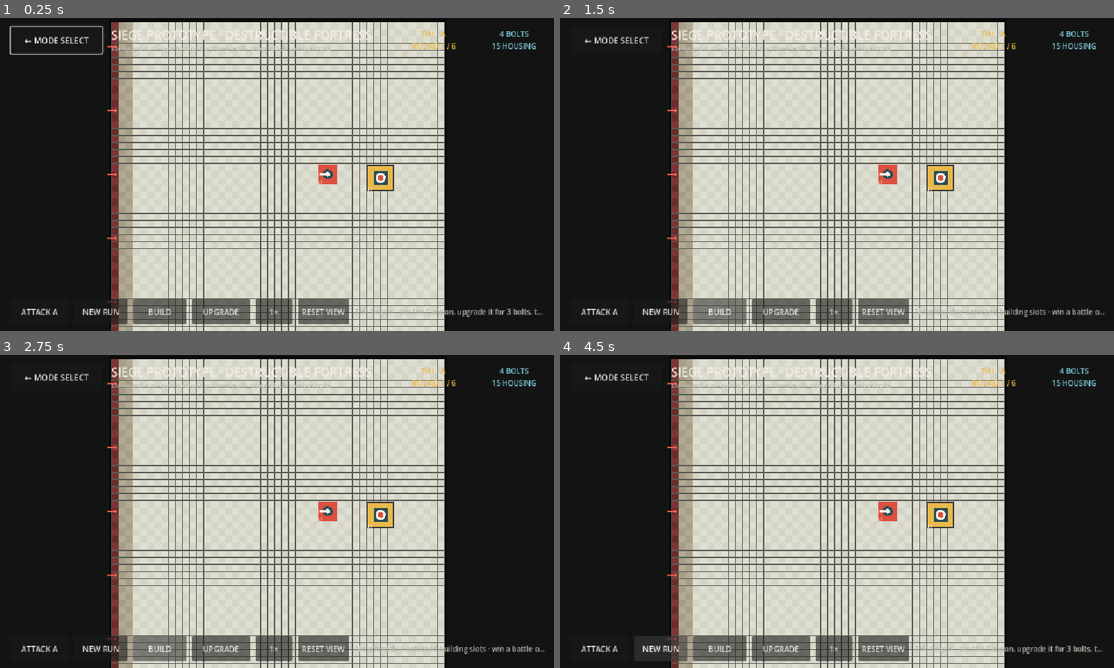
Above: before the commit, frames 1-4 (two rows, left to right).
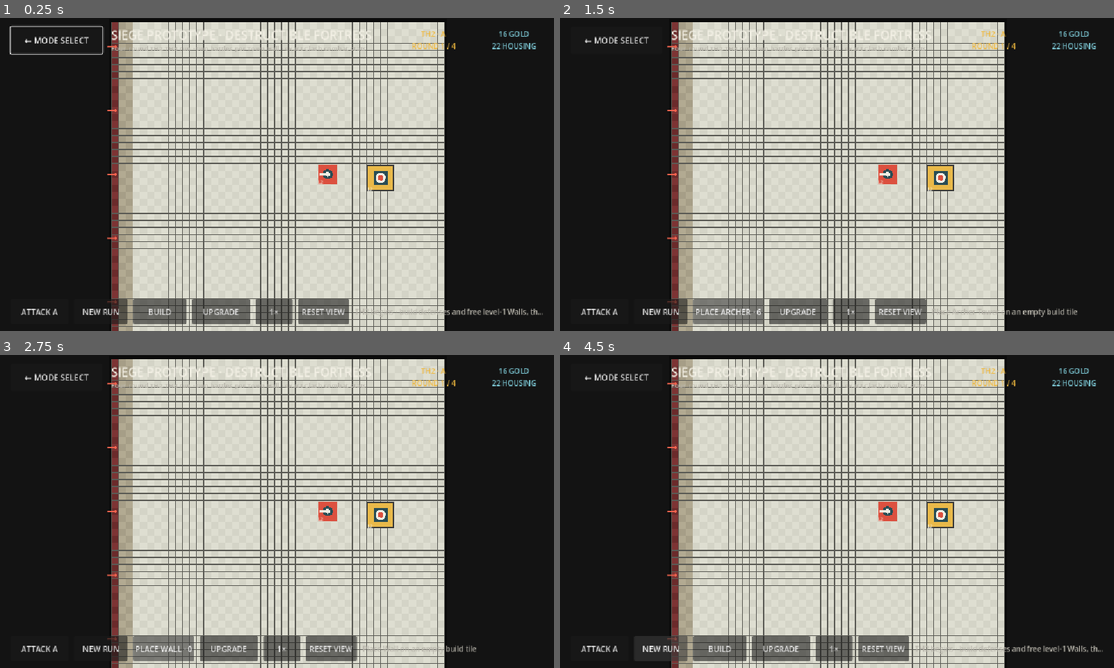
Above: after the commit, the same moments.

Repository: tstover91/Towerdefense
Game: Godot game, scene res://siege_prototype/siege_main.tscn
Two runs of this game, one before a commit and one after it. Both use one fixed random seed, a clock stepped at 60 frames per second and the inputs below. This scene is started directly instead of the project's main scene.
Inputs:
- Up to frame 1 (0.25 s): no input
- Up to frame 2 (1.5 s): click "BUILD" at 0.5 s; click "BUILD" (after the commit: "PLACE CANNON · 5") at 1.25 s
- Up to frame 3 (2.75 s): click "BUILD" (after the commit: "PLACE ARCHER · 6") at 2 s
- Up to frame 4 (4.5 s): click "BUILD" (after the commit: "PLACE WALL · 0") at 2.75 s; click "UPGRADE" at 3.5 s; click "NEW RUN" at 4.25 s

The runs differ from the first frame. In frame 1, 0.5% of the frame differs, in the area x 20-98%, y 4-96%; in frame 2, 1.6%, in the area x 20-99%, y 4-98%; in frame 3, 1.4%; in frame 4, 0.5%.

Commit message:
Start siege run at town hall two

Diff:
--- a/siege_prototype/siege_arena_layout.gd
+++ b/siege_prototype/siege_arena_layout.gd
@@ -48,8 +48,8 @@
 
 func get_run_initial_blueprint() -> Array[Dictionary]:
 	return [
-		{"id": &"command_core", "kind": &"command_core", "level": 1, "cell": Vector2i(36, 20), "footprint": Vector2i(4, 4)},
-		{"id": &"cannon_1", "kind": &"cannon", "level": 1, "cell": Vector2i(29, 20), "footprint": Vector2i(3, 3)},
+		{"id": &"command_core", "kind": &"command_core", "level": 2, "cell": Vector2i(36, 20), "footprint": Vector2i(4, 4)},
+		{"id": &"cannon_1", "kind": &"cannon", "level": 2, "cell": Vector2i(29, 20), "footprint": Vector2i(3, 3)},
 	]
 
 
--- a/siege_prototype/siege_main.gd
+++ b/siege_prototype/siege_main.gd
@@ -45,7 +45,7 @@
 	build_cycle_index = 0
 	$HUD/BottomBar/AttackButton.disabled = false
 	_set_build_controls_enabled(true)
-	_on_status_changed("TH1 begins · tap the Cannon, upgrade it for 3 bolts, then start battle A")
+	_on_status_changed("TH2 begins · build defenses and free level-1 Walls, then start battle A")
 	_refresh_hud()
 
 
@@ -67,7 +67,7 @@
 		return
 	var kinds: Array[StringName] = TierCatalogScript.get_unlocked_build_kinds(run_state.town_hall)
 	if kinds.is_empty():
-		_on_status_changed("No additional defenses unlock at TH1")
+		_on_status_changed("No additional defense slots are currently unlocked")
 		return
 	for offset in kinds.size():
 		var index := (build_cycle_index + offset) % kinds.size()
@@ -117,11 +117,11 @@
 		return
 	var cost := StructureCatalogScript.get_upgrade_cost(structure.kind, next_level)
 	if cost < 0 or not run_state.spend(cost):
-		_on_status_changed("Need %d bolts for level %d" % [cost, next_level])
+		_on_status_changed("Need %d Gold for level %d" % [cost, next_level])
 		return
 	$SiegeBoard.upgrade_structure(structure.structure_id, next_level)
 	run_state.blueprint = $SiegeBoard.capture_current_blueprint()
-	_on_status_changed("%s upgraded to level %d for %d bolts" % [String(structure.definition.get("display_name", structure.kind)), next_level, cost])
+	_on_status_changed("%s upgraded to level %d for %d Gold" % [String(structure.definition.get("display_name", structure.kind)), next_level, cost])
 	_refresh_hud()
 
 
@@ -164,12 +164,12 @@
 			_upgrade_command_core_in_blueprint(run_state.blueprint, run_state.town_hall)
 		$SiegeBoard.load_blueprint(run_state.blueprint)
 		if run_state.completed:
-			_on_status_changed("RUN COMPLETE · TH1-TH3 survived · %d bolts banked" % run_state.currency)
+			_on_status_changed("RUN COMPLETE · TH2-TH3 survived · %d Gold banked" % run_state.currency)
 		else:
-			_on_status_changed("Defense held · +%d bolts · prepare TH%d-%s" % [reward, run_state.town_hall, run_state.get_battle_letter()])
+			_on_status_changed("Defense held · +%d Gold · prepare TH%d-%s" % [reward, run_state.town_hall, run_state.get_battle_letter()])
 	else:
 		$SiegeBoard.load_blueprint(run_state.record_defeat())
-		_on_status_changed("Base destroyed · no bolts lost · layout restored for a safe retry")
+		_on_status_changed("Base destroyed · no Gold lost · layout restored for a safe retry")
 	$HUD/BottomBar/AttackButton.disabled = run_state.completed
 	_set_build_controls_enabled(not run_state.completed)
 	_refresh_hud()
@@ -196,8 +196,8 @@
 
 func _refresh_hud() -> void:
 	var budget := TierCatalogScript.get_army_budget(run_state.town_hall, run_state.battle_index)
-	$HUD/TopBar/PhaseBadge.text = "TH%d · %s\nROUND %d / 6" % [run_state.town_hall, run_state.get_battle_letter(), run_state.get_round_number()]
-	$HUD/TopBar/Currency.text = "%d BOLTS\n%d HOUSING" % [run_state.currency, budget]
+	$HUD/TopBar/PhaseBadge.text = "TH%d · %s\nROUND %d / 4" % [run_state.town_hall, run_state.get_battle_letter(), run_state.get_round_number()]
+	$HUD/TopBar/Currency.text = "%d GOLD\n%d HOUSING" % [run_state.currency, budget]
 	$HUD/BottomBar/AttackButton.text = "ATTACK %s" % run_state.get_battle_letter()
 
 
--- a/siege_prototype/siege_main.tscn
+++ b/siege_prototype/siege_main.tscn
@@ -51,7 +51,7 @@
 layout_mode = 2
 theme_override_colors/font_color = Color(0.72549, 0.713726, 0.67451, 1)
 theme_override_font_sizes/font_size = 14
-text = "Six-round run · two battles per Town Hall · exact Clash combat stats"
+text = "Four-round TH2-TH3 run · two battles per Town Hall · exact Clash combat stats"
 text_overrun_behavior = 3
 clip_text = true
 
@@ -60,7 +60,7 @@
 layout_mode = 2
 theme_override_colors/font_color = Color(0.937255, 0.721569, 0.239216, 1)
 theme_override_font_sizes/font_size = 15
-text = "TH1 · A\nROUND 1 / 6"
+text = "TH2 · A\nROUND 1 / 4"
 horizontal_alignment = 1
 vertical_alignment = 1
 
@@ -69,7 +69,7 @@
 layout_mode = 2
 theme_override_colors/font_color = Color(0.49, 0.79, 0.84, 1)
 theme_override_font_sizes/font_size = 15
-text = "4 BOLTS\n15 HOUSING"
+text = "16 GOLD\n22 HOUSING"
 horizontal_alignment = 1
 vertical_alignment = 1
 
@@ -128,6 +128,6 @@
 size_flags_horizontal = 3
 theme_override_colors/font_color = Color(0.72549, 0.713726, 0.67451, 1)
 theme_override_font_sizes/font_size = 15
-text = "Tap the Cannon, upgrade it for 3 bolts, then start battle A"
+text = "Build TH2 defenses and free level-1 Walls, then start battle A"
 vertical_alignment = 1
 text_overrun_behavior = 3
--- a/siege_prototype/siege_run_state.gd
+++ b/siege_prototype/siege_run_state.gd
@@ -3,9 +3,9 @@
 
 const LAST_TOWN_HALL := 3
 
-var town_hall := 1
+var town_hall := 2
 var battle_index := 0
-var currency := 4
+var currency := 16
 var completed := false
 var blueprint: Array[Dictionary] = []
 var precombat_blueprint: Array[Dictionary] = []
@@ -42,7 +42,7 @@
 
 
 func get_round_number() -> int:
-	return (town_hall - 1) * 2 + battle_index + 1
+	return (town_hall - 2) * 2 + battle_index + 1
 
 
 func get_battle_letter() -> String:
--- a/siege_prototype/siege_structure_catalog.gd
+++ b/siege_prototype/siege_structure_catalog.gd
@@ -172,7 +172,7 @@
 	&"cannon": 5,
 	&"archer_tower": 6,
 	&"mortar": 8,
-	&"wall": 1,
+	&"wall": 0,
 }
 
 
--- a/tools/siege_run_progression_smoke.gd
+++ b/tools/siege_run_progression_smoke.gd
@@ -23,6 +23,7 @@
 	_assert(TierCatalogScript.get_count_cap(1, &"wall") == 0, "TH1 has no walls")
 	_assert(TierCatalogScript.get_count_cap(2, &"wall") == 12, "the TH2 run condenses walls to twelve")
 	_assert(TierCatalogScript.get_count_cap(3, &"wall") == 20, "the TH3 run condenses walls to twenty")
+	_assert(StructureCatalogScript.get_build_cost(&"wall") == 0, "new level-one Walls are free to place like current Clash")
 	_assert(TierCatalogScript.get_level_cap(3, &"cannon") == 4, "TH3 Cannons cap at Clash level four")
 	_assert(is_equal_approx(StructureCatalogScript.get_max_health(&"command_core", 1), 400.0), "TH1 uses current exact Town Hall HP")
 	_assert(is_equal_approx(StructureCatalogScript.get_max_health(&"command_core", 2), 800.0), "TH2 uses current exact Town Hall HP")
@@ -38,22 +39,23 @@
 	var starting_currency: int = state.currency
 	var defeat_blueprint: Array[Dictionary] = state.record_defeat()
 	_assert(state.currency == starting_currency and defeat_blueprint == blueprint, "defeat safely restores the precombat base without currency loss")
-	for round_index in 6:
+	_assert(state.town_hall == 2 and state.get_round_number() == 1, "the run skips TH1 and opens at TH2-A")
+	for round_index in 4:
 		state.begin_combat(blueprint)
 		state.record_victory(TierCatalogScript.get_reward(state.town_hall, state.battle_index), blueprint)
-		if round_index < 5:
+		if round_index < 3:
 			_assert(state.get_round_number() == round_index + 2, "victory advances exactly one round")
-	_assert(state.completed and state.town_hall == 3 and state.battle_index == 1, "six victories complete the TH1-TH3 run")
+	_assert(state.completed and state.town_hall == 3 and state.battle_index == 1, "four victories complete the TH2-TH3 run")
 
 	var board: Node2D = BoardScript.new()
 	get_root().add_child(board)
 	await process_frame
 	board.load_blueprint(blueprint)
 	var cannon: Node2D = board.get_structure(&"cannon_1")
-	_assert(cannon.level == 1 and is_equal_approx(cannon.max_health, 300.0), "run blueprint creates a level-one Cannon")
-	_assert(board.upgrade_structure(&"cannon_1", 2), "board accepts an explicit structure upgrade")
-	_assert(cannon.level == 2 and is_equal_approx(cannon.max_health, 360.0), "upgrading applies the exact level-two stat line")
-	_assert(int(board.get_blueprint_snapshot()[1]["level"]) == 2, "upgraded level persists in the base blueprint")
+	_assert(cannon.level == 2 and is_equal_approx(cannon.max_health, 360.0), "TH2 begins with the carried-over level-two Cannon")
+	_assert(board.upgrade_structure(&"cannon_1", 3), "board accepts an explicit structure upgrade")
+	_assert(cannon.level == 3 and is_equal_approx(cannon.max_health, 420.0), "upgrading applies the exact level-three stat line")
+	_assert(int(board.get_blueprint_snapshot()[1]["level"]) == 3, "upgraded level persists in the base blueprint")
 	board.queue_free()
 	await process_frame
 
@@ -64,18 +66,18 @@
 	var main_board: Node2D = main.get_node("SiegeBoard")
 	main_board.selected_structure_id = &"cannon_1"
 	main._upgrade_selected()
-	_assert(main.run_state.currency == 1, "the HUD upgrade action spends condensed currency")
-	_assert(main_board.get_structure(&"cannon_1").level == 2, "the HUD upgrade action applies the next level")
+	_assert(main.run_state.currency == 12, "the HUD upgrade action spends condensed Gold")
+	_assert(main_board.get_structure(&"cannon_1").level == 3, "the HUD upgrade action applies the TH2 level cap")
+	main._cycle_build()
+	_assert(main.pending_purchase_kind == &"cannon", "TH2 build cycling offers the newly unlocked second Cannon")
+	_assert(main_board.try_add_structure(&"cannon", Vector2i(20, 20), 1), "the offered Cannon can be placed on an empty footprint")
+	_assert(main.run_state.currency == 7, "placing the Cannon deducts its five-Gold prototype price once")
+	_assert(main_board.get_structure_count(&"cannon") == 2, "the TH2 base now contains both allowed Cannons")
 	main.run_state.begin_combat(main_board.capture_current_blueprint())
 	main._on_wave_finished(&"defenders")
 	main.run_state.begin_combat(main_board.capture_current_blueprint())
 	main._on_wave_finished(&"defenders")
-	_assert(main.run_state.town_hall == 2 and main.run_state.battle_index == 0, "two HUD victories advance to TH2-A")
-	main._cycle_build()
-	_assert(main.pending_purchase_kind == &"cannon", "TH2 build cycling offers the newly unlocked second Cannon")
-	_assert(main_board.try_add_structure(&"cannon", Vector2i(20, 20), 1), "the offered Cannon can be placed on an empty footprint")
-	_assert(main.run_state.currency == 8, "placing the Cannon deducts its five-bolt build price once")
-	_assert(main_board.get_structure_count(&"cannon") == 2, "the TH2 base now contains both allowed Cannons (found %d)" % main_board.get_structure_count(&"cannon"))
+	_assert(main.run_state.town_hall == 3 and main.run_state.battle_index == 0, "two HUD victories advance from TH2 to TH3-A")
 	main.queue_free()
 	_finish("SIEGE_RUN_PROGRESSION_SMOKE_OK")
 
Not shown, changed: siege_prototype/CLASH_REFERENCE.md
Not shown, changed: siege_prototype/README.md
